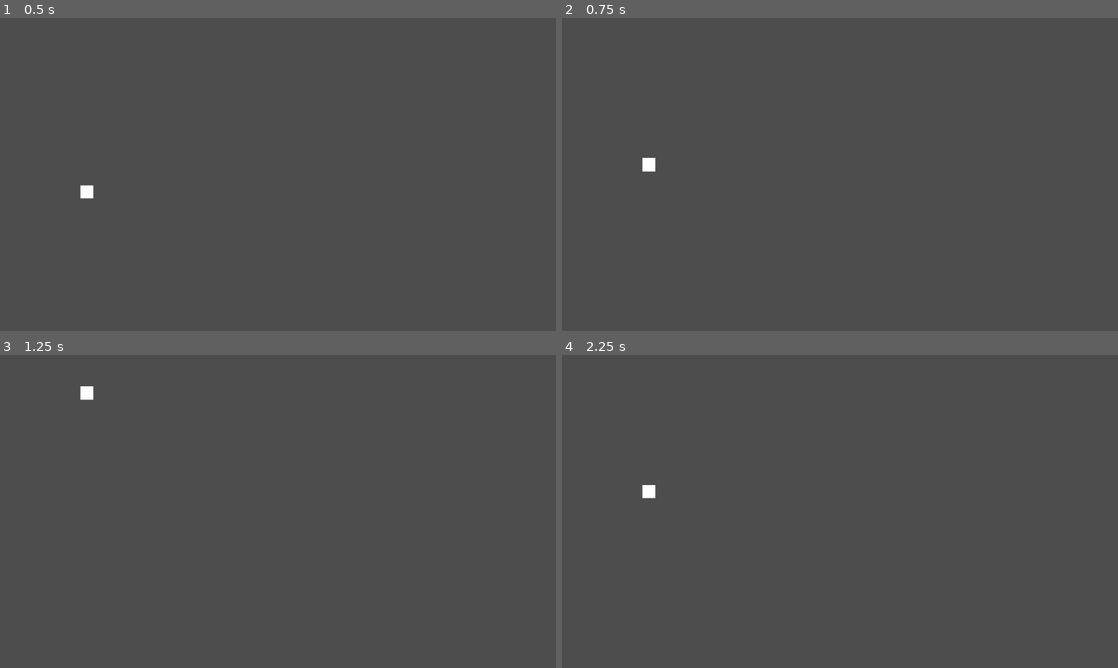
Above: before the commit, frames 1-4 (two rows, left to right).
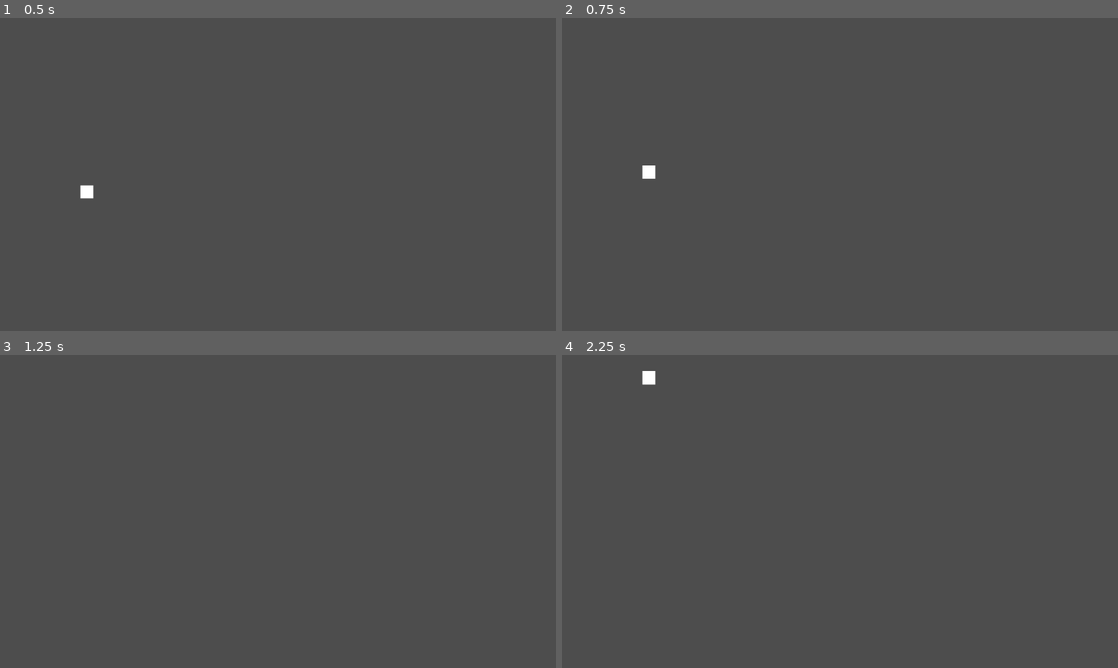
Above: after the commit, the same moments.

Repository: mauro-vb/mobile-game-project
Game: Godot game, scene res://scenes/main.tscn
The game is run twice, just before and just after one commit, with the same random seed, the same clock (stepped at 60 frames per second) and the same inputs. The project has no main scene, so this scene is started directly.
Inputs:
- Up to frame 1 (0.5 s): no input
- Up to frame 2 (0.75 s): tap Enter at 0.5 s; hold Up (up) from 0.53 s (still down)
- Up to frame 3 (1.25 s): keep holding Up (up)
- Up to frame 4 (2.25 s): release Up (up) at 1.28 s; hold Down (down) 1.28-2.03 s; hold Up (up) from 2.03 s (still down)

Frame 1 is identical in both runs. In frame 2, 0.1% of the frame differs, in the area x 14-17%, y 44-52%; in frame 3, 0.1%; in frame 4, 0.2%, in the area x 14-17%, y 5-46%.

Commit message:
latest stage

Diff:
--- a/project.godot
+++ b/project.godot
@@ -13,6 +13,10 @@
 config/name="MOB_Game"
 config/features=PackedStringArray("4.2", "Mobile")
 config/icon="res://icon.svg"
+
+[autoload]
+
+GameParameters="*res://scripts/game_parameters.gd"
 
 [display]
 
--- a/scripts/player.gd
+++ b/scripts/player.gd
@@ -1,8 +1,8 @@
 extends CharacterBody2D
 
 
-const SPEED = 500.0
-const ACCELERATION = 50
+const SPEED = 800.0
+const ACCELERATION = 35
 const DECELERATION_THRESHOLD = 50
 
 
@@ -28,27 +28,3 @@
 		decelerate.call()
 
 	move_and_slide()
-
-func _physics_process_(delta):
-	var decelerate = func(): velocity.y = lerp(velocity.y, 0.0, .05) # Lambda function to decelerate
-	# Get the input direction and handle the movement/deceleration.
-	# As good practice, you should replace UI actions with custom gameplay actions.
-	var up = Input.is_action_pressed("up")
-	var down = Input.is_action_pressed("down")
-
-	if down and up:
-		decelerate.call()
-	elif down:
-		if velocity.y >= -DECELERATION_THRESHOLD:
-			velocity.y =  max(ACCELERATION*delta, SPEED)
-		else:
-			decelerate.call()
-	elif up:
-		if velocity.y <= DECELERATION_THRESHOLD:
-			velocity.y =  min(-ACCELERATION*delta, -SPEED)
-		else:
-			decelerate.call()
-	else:
-		decelerate.call()
-
-	move_and_slide()
